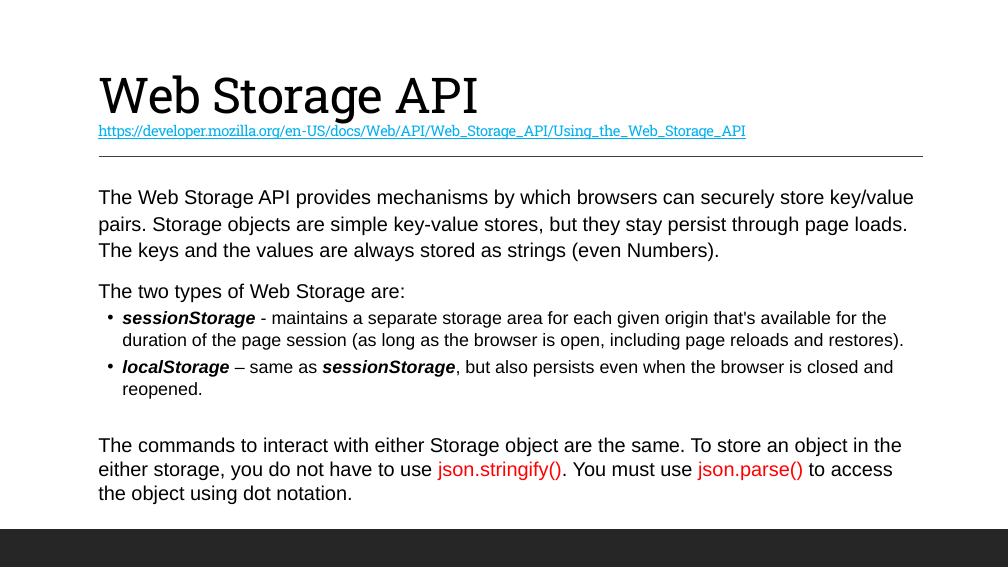
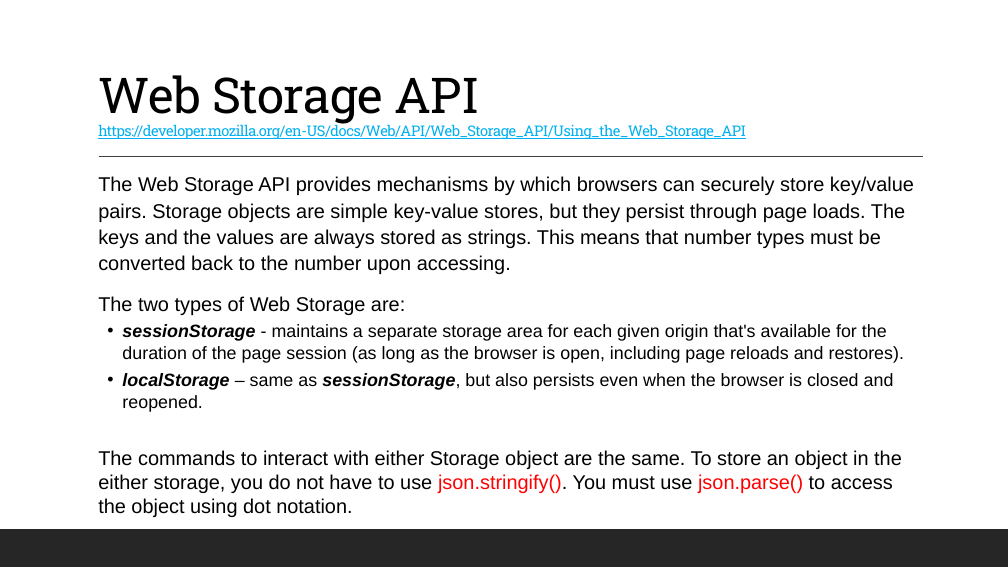
Before and after one commit to 12062021-dynamics365-uta/12062021-batch-repo, a slide deck: slide 15 of pdfs/w3/D25_.NET_JavaScriptFunctions.pptx. Drawn at 1008x567 pixels with LibreOffice and Linux fonts; fonts in the diff are those of the drawing. Boxes give left, top, right and bottom in pixels: in the first picture for what was removed or moved away, otherwise in the second. Text is boxed around its words. In the diff, an @@ line names an element or a change of style, - is before the commit and + after.

```diff
--- a/pdfs/w3/D25_.NET_JavaScriptFunctions.pptx
+++ b/pdfs/w3/D25_.NET_JavaScriptFunctions.pptx
@@ text at (x1=98, y1=176, x2=914, y2=274): text changed @@
-  The Web Storage API provides mechanisms by which browsers can securely store key/value pairs. Storage objects are simple key-value stores, but they stay persist through page loads. The keys and the values are always stored as strings (even Numbers).
+  The Web Storage API provides mechanisms by which browsers can securely store key/value pairs. Storage objects are simple key-value stores, but they persist through page loads. The keys and the values are always stored as strings. This means that number types must be converted back to the number upon accessing.
```
Also in this commit, not shown: 6 other slides changed, 3 other files.
